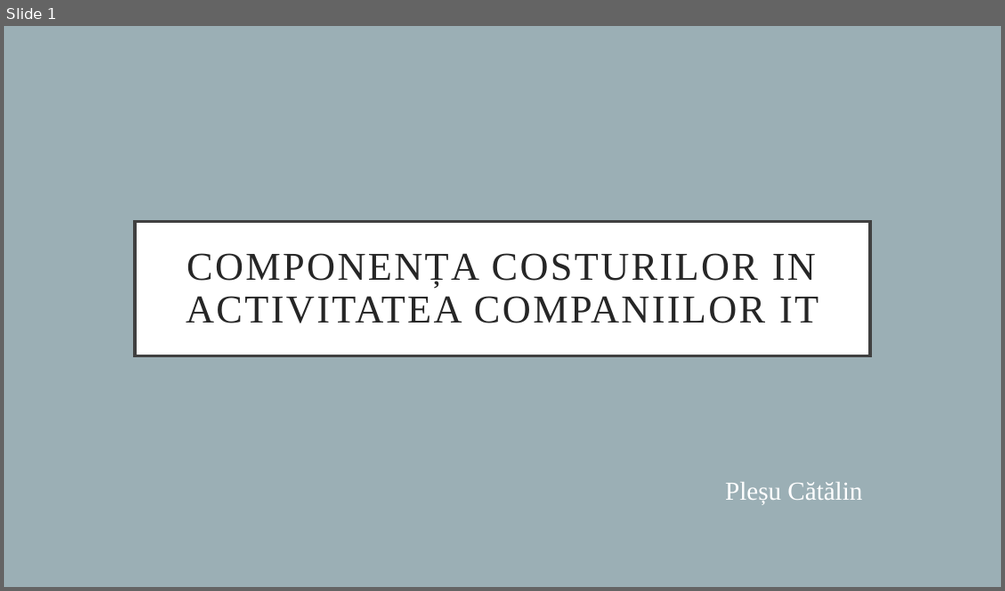
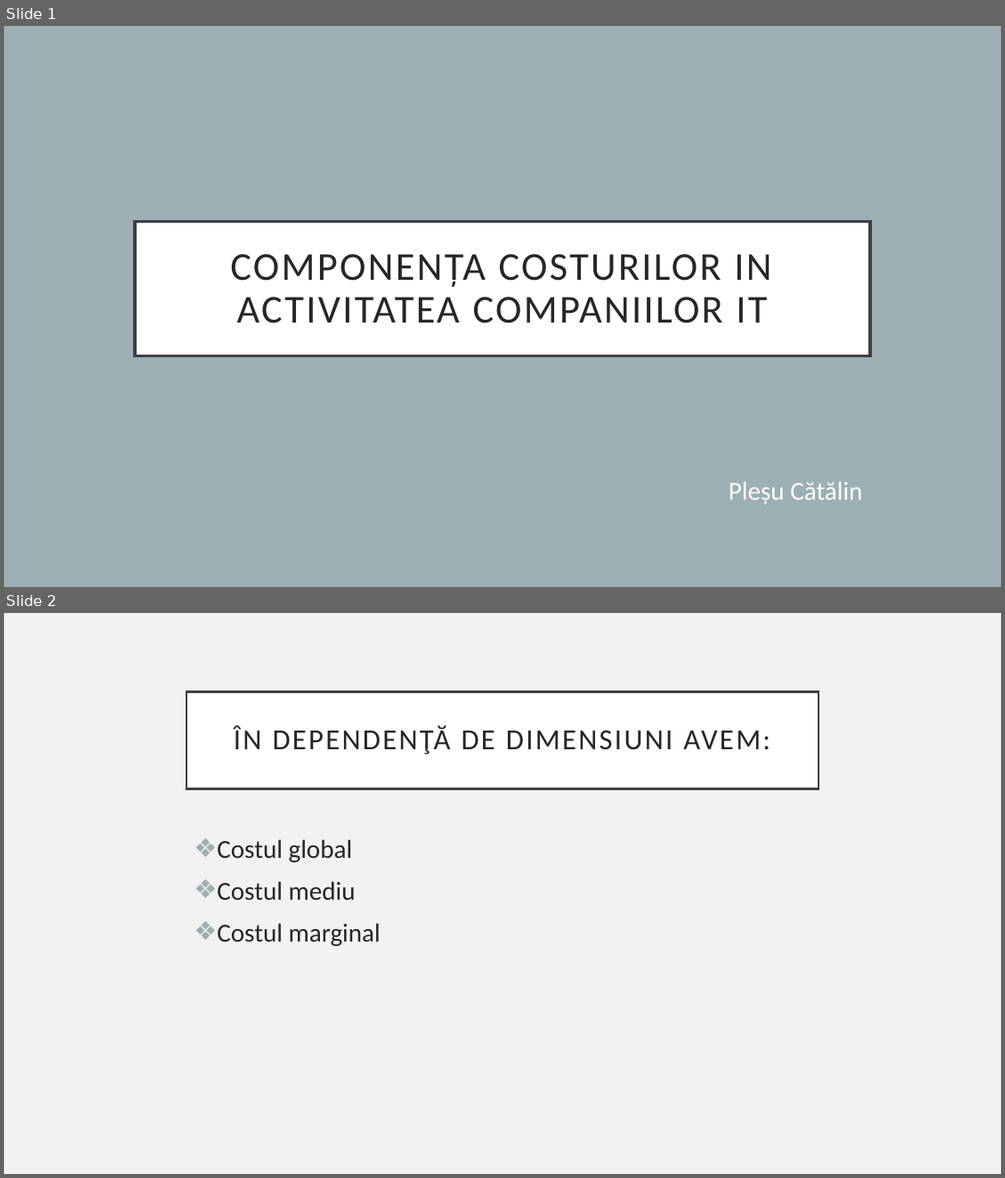
Before and after one commit to Catalinhimself/UTM, a slide deck: FER/componenta preturilor/componenta costurilor.pptx. Shown one above the other, each under a label of ours: slide 1 before the commit, slides 1 and 2 after it. The pictures are 1005x591 and 1005x1178 pixels, drawn with LibreOffice and Linux fonts; fonts in the diff are those of the drawing. Boxes give left, top, right and bottom in pixels: in the first picture for what was removed or moved away, otherwise in the second. Text is boxed around its words. In the diff, an @@ line names an element or a change of style, - is before the commit and + after.

```diff
--- a/FER/componenta preturilor/componenta costurilor.pptx
+++ b/FER/componenta preturilor/componenta costurilor.pptx
@@ slide 2 added at (4, 613, 1001, 1174), background #F2F2F2 @@
@@ title added at (186, 691, 818, 788), fill #FFFFFF, outline #404040 2.5 pt, 28 pt, text #262626 @@
+ÎN DEPENDENŢĂ DE DIMENSIUNI AVEM:
@@ text added at (217, 839, 380, 946), 25 pt, text #262626 @@
+❖ Costul global
+❖ Costul mediu
+❖ Costul marginal
@@ slide 1 changed as well @@
@@ title "COMPONENȚA COSTURILOR IN ACTIVITATEA COMPANIILOR ..." at (135, 221, 870, 356): font Times New Roman to Calibri @@
@@ subtitle "Pleșu Cătălin" at (728, 482, 862, 504): font Times New Roman to Calibri @@
```
Also in this commit, not shown: 3 other slides added, 2 slides removed, 4 other files.
